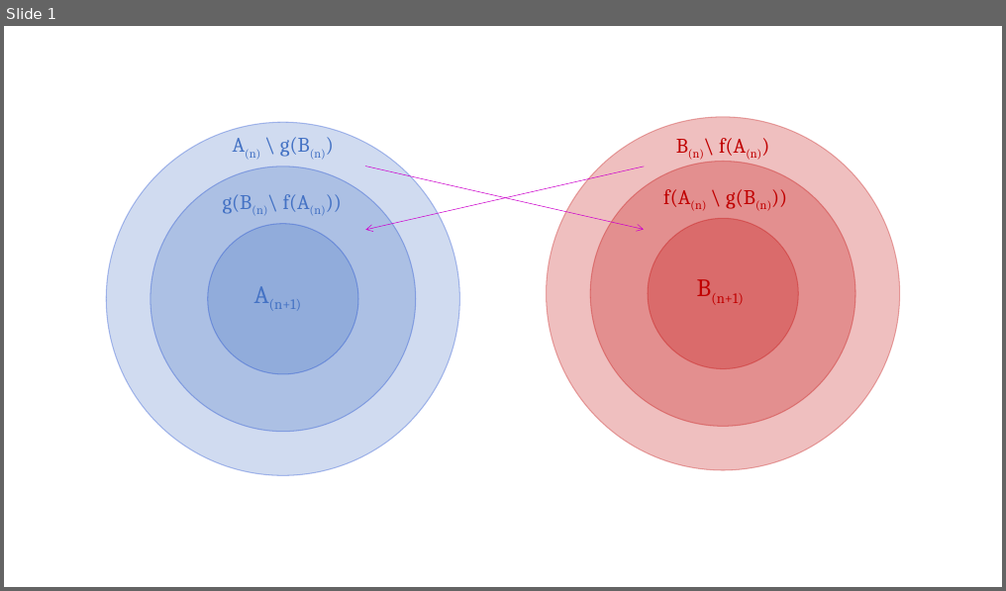
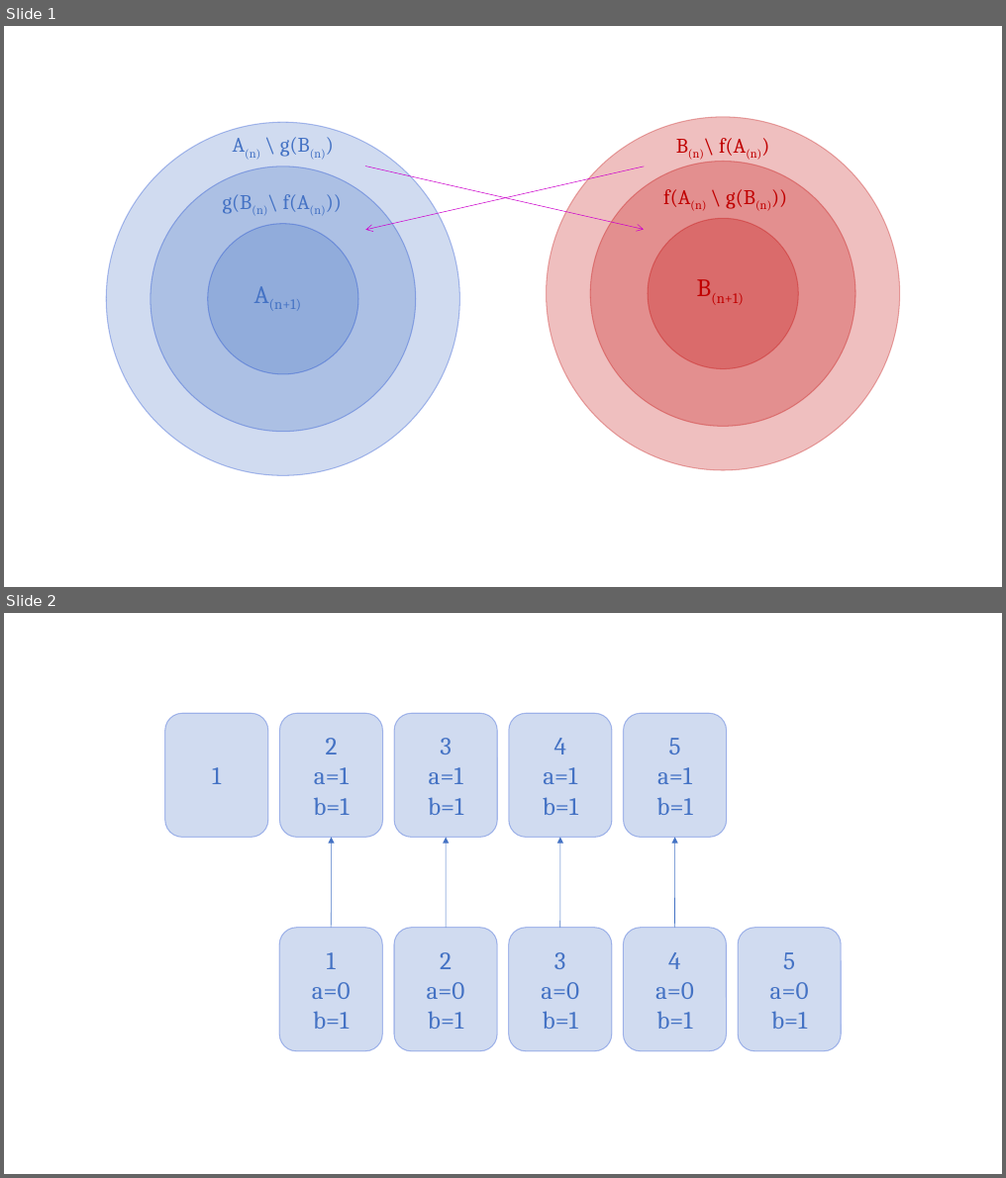
Before and after one commit to Y-jiji/Just-Math, a slide deck: Image-Factory/draw.pptx. Shown one above the other, each under a label of ours: slide 1 before the commit, slides 1 and 2 after it. The pictures are 1006x591 and 1006x1178 pixels, drawn with LibreOffice and Linux fonts; fonts in the diff are those of the drawing. Boxes give left, top, right and bottom in pixels: in the first picture for what was removed or moved away, otherwise in the second. Text is boxed around its words. In the diff, an @@ line names an element or a change of style, - is before the commit and + after.

```diff
--- a/Image-Factory/draw.pptx
+++ b/Image-Factory/draw.pptx
@@ slide 2 added at bbox=[4, 613, 1002, 1174], background #FFFFFF @@
@@ group added at bbox=[165, 713, 841, 1052]: 10 rounded rectangles, 4 arrows @@
+1
+a=0
+b=1
+2
+a=0
+b=1
+3
+a=0
+b=1
+4
+a=0
+b=1
+5
+a=0
+b=1
+1
+2
+a=1
+b=1
+3
+a=1
+b=1
+4
+a=1
+b=1
+5
+a=1
+b=1
```
Also in this commit, not shown: 20 other files.
